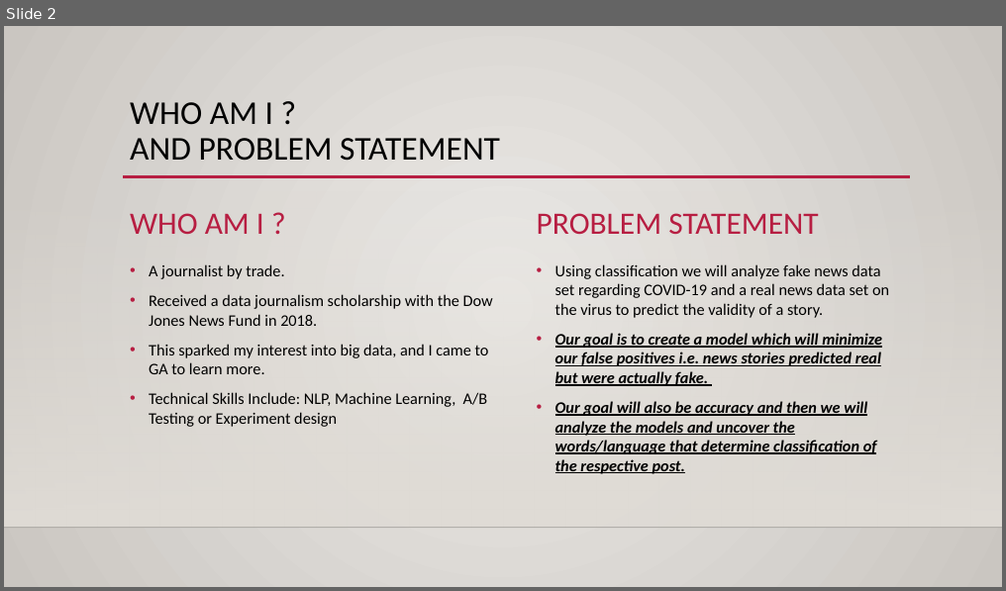
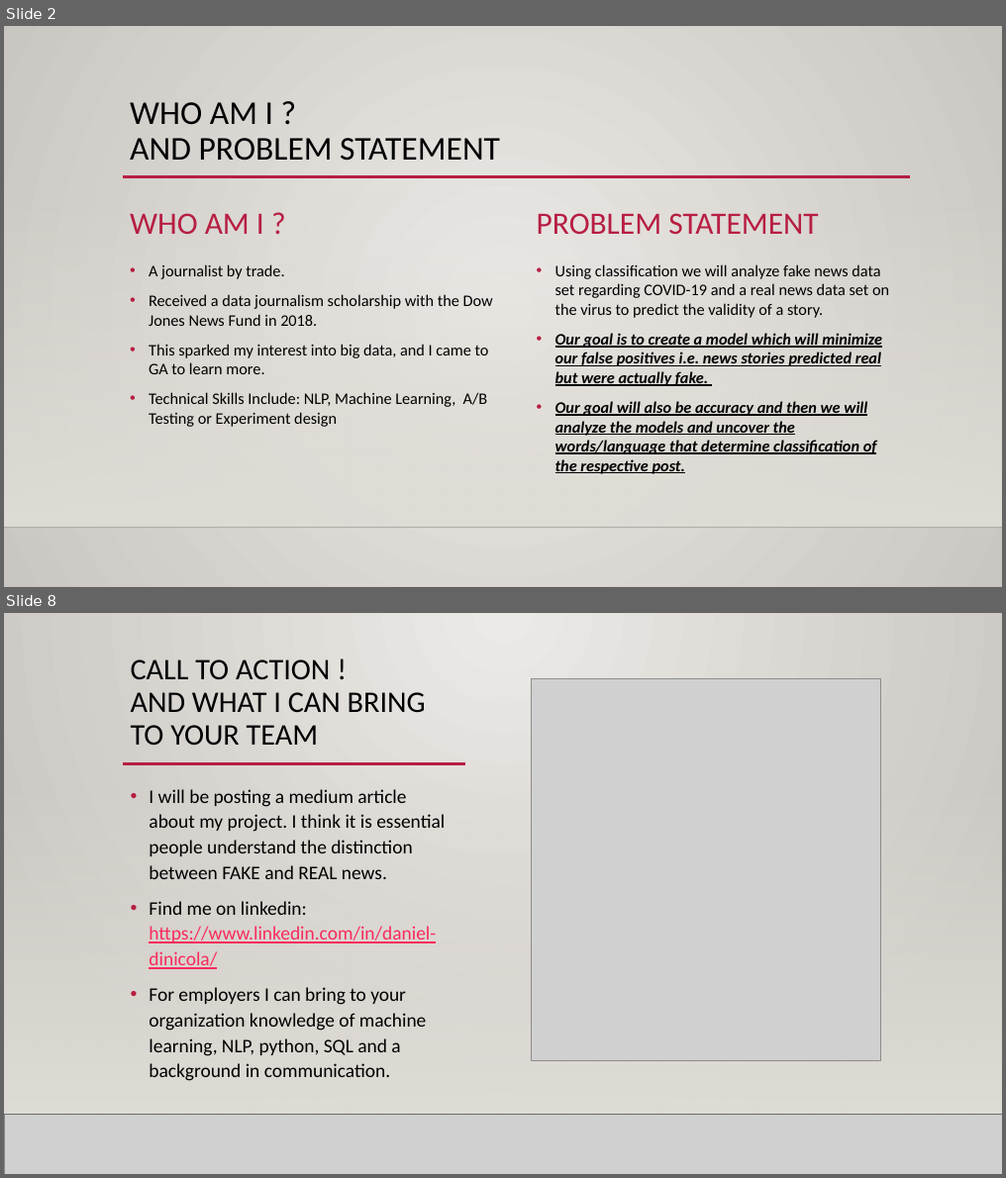
Before and after one commit to Daniel-Lazi00816/covid-19_fake_news_classifier, a slide deck: covid_fake_news_presentation.pptx. Shown one above the other, each under a label of ours: slide 2 before the commit, slides 2 and 8 after it; the slides between them are not shown. The pictures are 1006x591 and 1006x1178 pixels, drawn with LibreOffice and Linux fonts; fonts in the diff are those of the drawing; grey boxes stand for pictures; background and template pictures are left out. Boxes give left, top, right and bottom in pixels: in the first picture for what was removed or moved away, otherwise in the second. Text is boxed around its words. In the diff, an @@ line names an element or a change of style, - is before the commit and + after.

```diff
--- a/covid_fake_news_presentation.pptx
+++ b/covid_fake_news_presentation.pptx
@@ slide 8 added at [4,613,1002,1174], background gradient #ECEAE7 to #CAC7C1; not listed: 3 template elements that a slide beside it also shows @@
@@ rectangle added at [4,613,1002,1174], fill gradient #ECEAE7 to #CAC7C1 @@
@@ title added at [131,660,426,745], 28.8 pt, text #000000 @@
+CALL TO ACTION !
+AND WHAT I CAN BRING TO YOUR TEAM
@@ picture added at [531,679,881,1060] @@
@@ rectangle added at [4,778,1002,1115], fill gradient #DFDBD5 @@
@@ line added from (123, 764) to (465, 764), #B71E42 2.5 pt @@
@@ text added at [149,789,445,1081], 18.5 pt, text #000000 @@
+• I will be posting a medium article about my project. I think it is essential people understand the distinction between FAKE and REAL news.
+• Find me on linkedin: https://www.linkedin.com/in/daniel-dinicola/
+• For employers I can bring to your organization knowledge of machine learning, NLP, python, SQL and a background in communication.
@@ picture added at [4,1115,1002,1174] @@
@@ line added from (4, 1115) to (1002, 1115), #000001 1 pt @@
```
Also in this commit, not shown: 5 slides changed, 2 other files.
